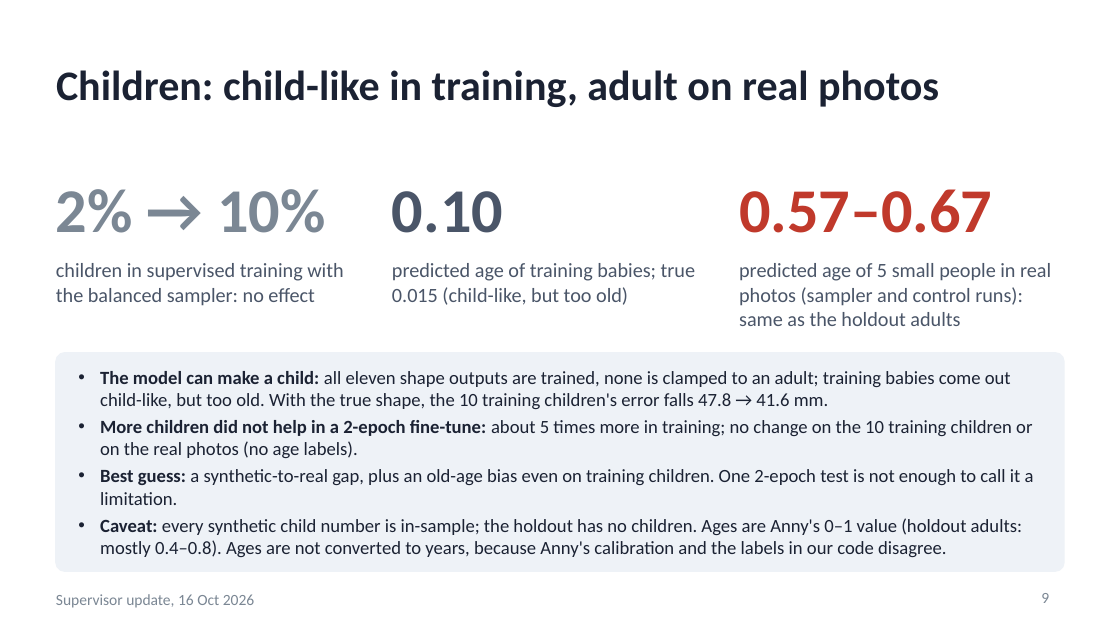
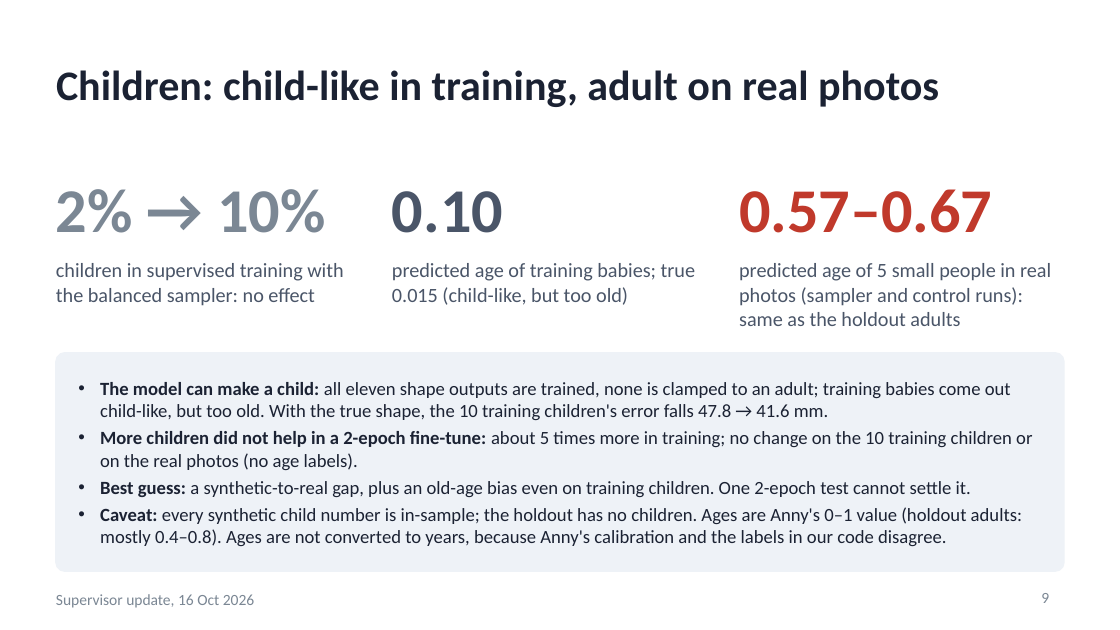
Before and after one commit to saadnajib/Multi-Person-Whole-Body-Human-Mesh-Recovery-in-a-Single-Shot-with-Annyone-dataset-and-3dpw-dataset, a slide deck: slide 9 of docs/supervisor_update_2026-10-16.pptx. Drawn at 1120x630 pixels with LibreOffice and Linux fonts; fonts in the diff are those of the drawing. Boxes give left, top, right and bottom in pixels: in the first picture for what was removed or moved away, otherwise in the second. Text is boxed around its words. In the diff, an @@ line names an element or a change of style, - is before the commit and + after.

```diff
--- a/docs/supervisor_update_2026-10-16.pptx
+++ b/docs/supervisor_update_2026-10-16.pptx
@@ text at [100, 481, 971, 497]: text changed @@
-• Best guess: a synthetic-to-real gap, plus an old-age bias even on training children. One 2-epoch test is not enough to call it a limitation.
+• Best guess: a synthetic-to-real gap, plus an old-age bias even on training children. One 2-epoch test cannot settle it.
```
Also in this commit, not shown: 8 other slides changed, 4 other files.
